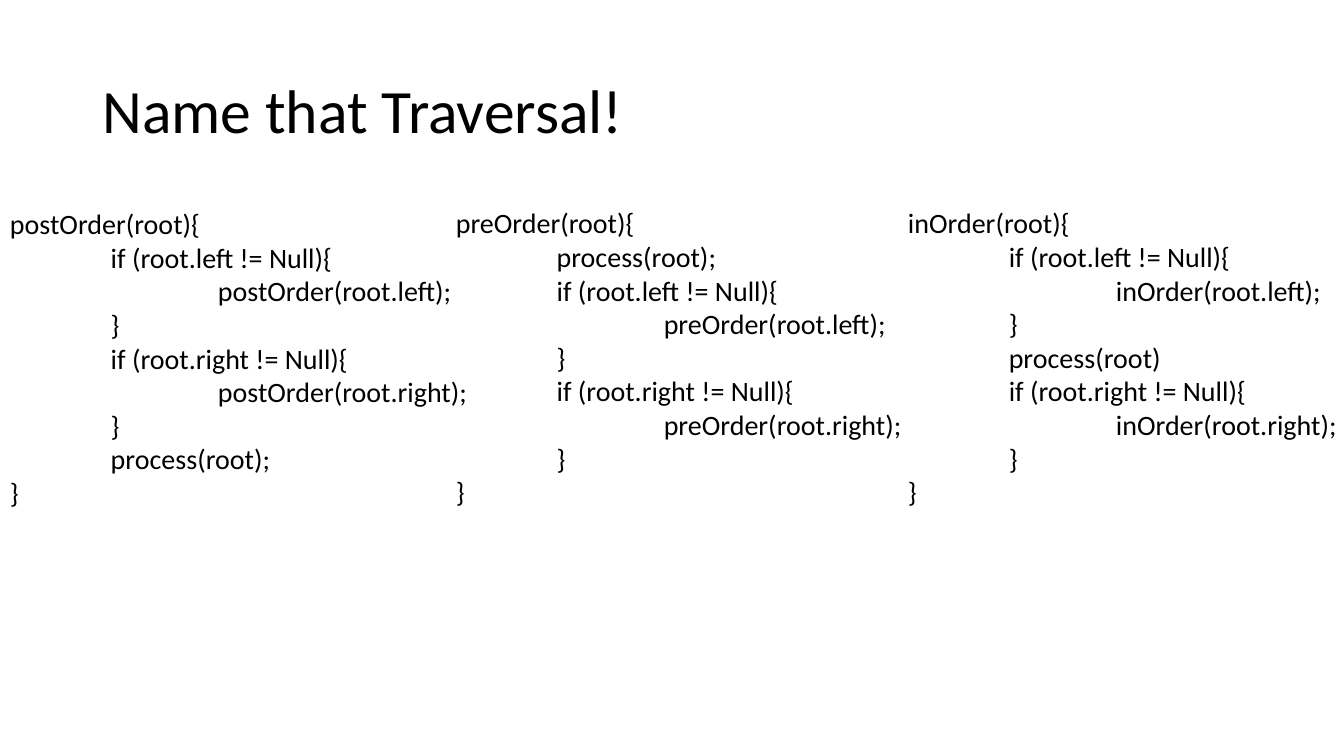
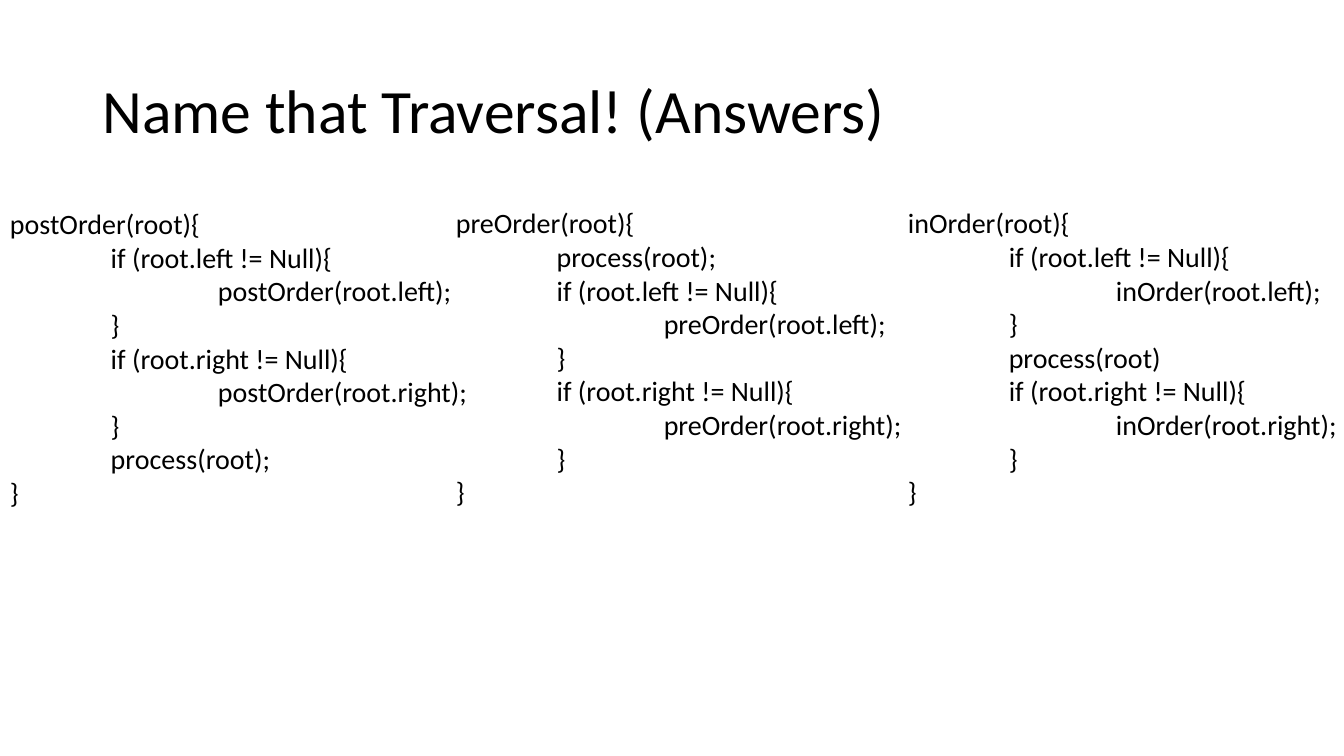
Before and after one commit to natebrunelle/cse332, a slide deck: slide 6 of markdown/files/slides/lecture7_recurrences_dictionaries.pptx (slide 19 before the commit). Drawn at 1344x756 pixels with LibreOffice and Linux fonts; fonts in the diff are those of the drawing. Boxes give left, top, right and bottom in pixels: in the first picture for what was removed or moved away, otherwise in the second. Text is boxed around its words. In the diff, an @@ line names an element or a change of style, - is before the commit and + after.

```diff
--- a/markdown/files/slides/lecture7_recurrences_dictionaries.pptx
+++ b/markdown/files/slides/lecture7_recurrences_dictionaries.pptx
@@ title at <box>102,88,885,142</box>: text changed @@
-Name that Traversal!
+Name that Traversal! (Answers)
```
Also in this commit, not shown: 4 other slides changed, 15 slides added, 13 slides removed, 7 other files.
